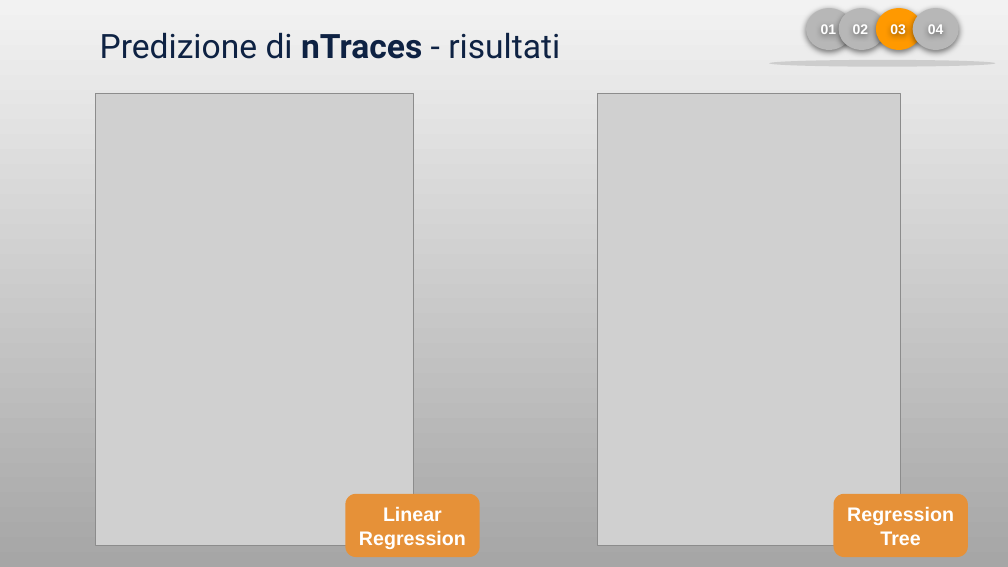
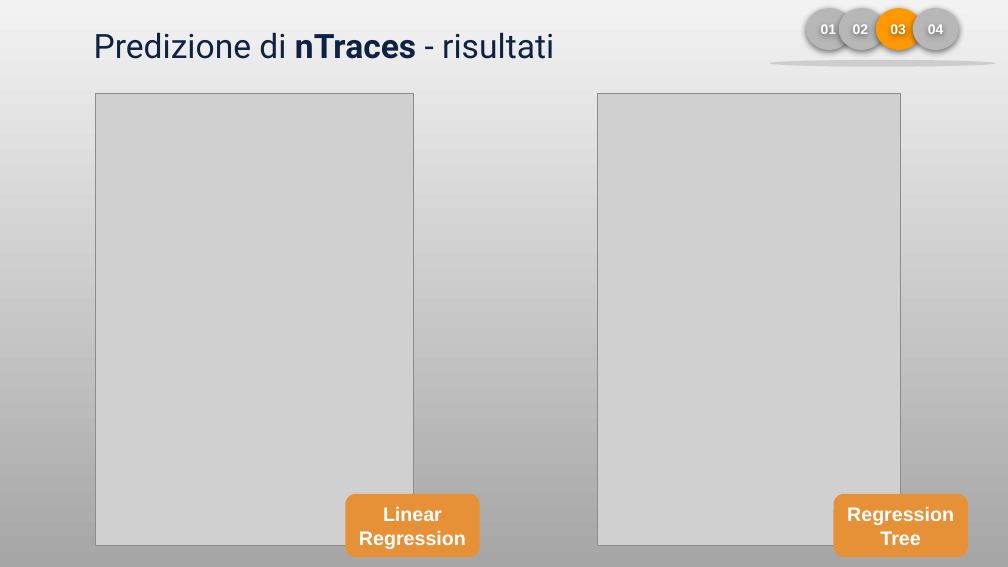
Before and after one commit to LorenzoPiazza/MachineLearning-case-study, a slide deck: slide 10 of Piazza-Presentazione.pptx. Drawn at 1008x567 pixels with LibreOffice and Linux fonts; fonts in the diff are those of the drawing; grey boxes stand for pictures. Boxes give left, top, right and bottom in pixels: in the first picture for what was removed or moved away, otherwise in the second. Text is boxed around its words. In the diff, an @@ line names an element or a change of style, - is before the commit and + after.

```diff
--- a/Piazza-Presentazione.pptx
+++ b/Piazza-Presentazione.pptx
@@ text "Predizione di nTraces - risultati": place and size @@
-text "Predizione di nTraces - risultati" at <box>100,32,560,59</box>
+text "Predizione di nTraces - risultati" at <box>94,32,554,59</box>
```
Also in this commit, not shown: 7 other slides changed, 2 slides added, 3 other files.
